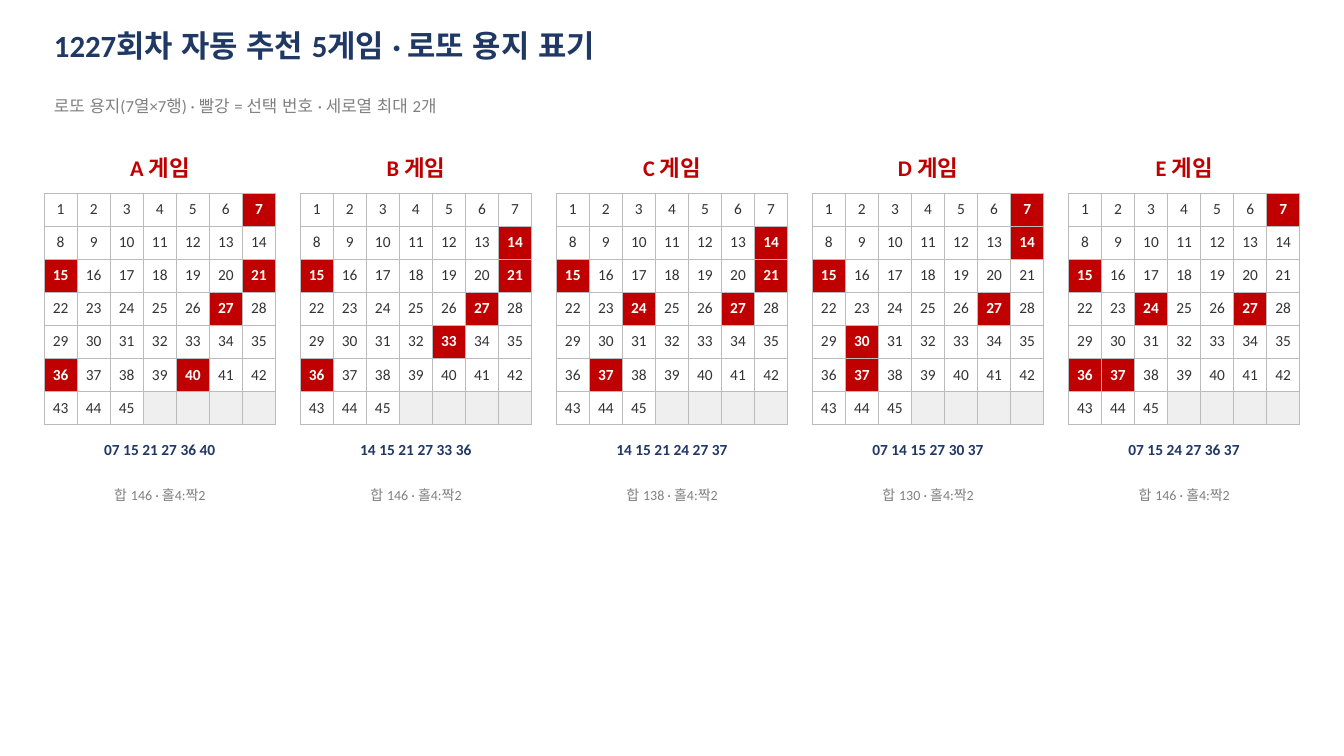
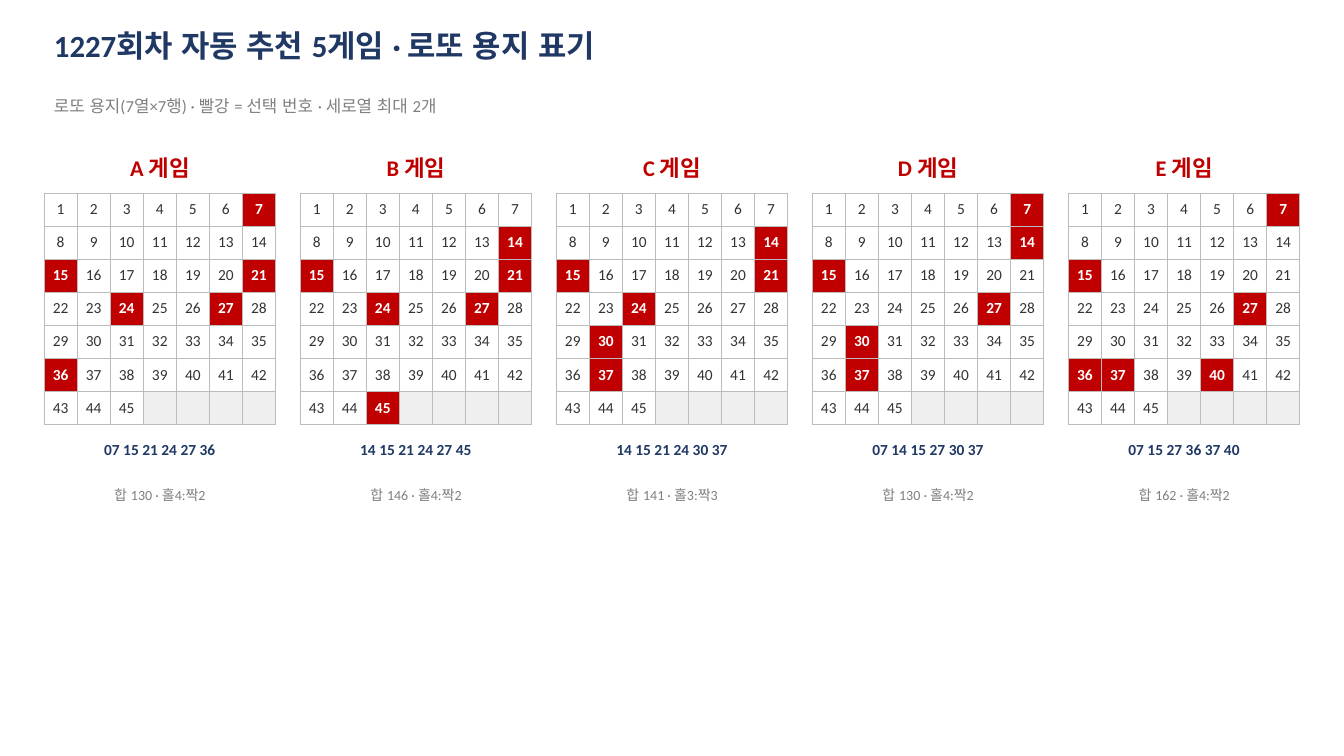
Before and after one commit to gaiger777/mskim, a slide deck: slide 5 of 로또_분석리포트.pptx (slide 3 before the commit). Drawn at 1344x756 pixels with LibreOffice and Linux fonts; fonts in the diff are those of the drawing. Boxes give left, top, right and bottom in pixels: in the first picture for what was removed or moved away, otherwise in the second. Text is boxed around its words. In the diff, an @@ line names an element or a change of style, - is before the commit and + after.

```diff
--- a/로또_분석리포트.pptx
+++ b/로또_분석리포트.pptx
@@ table at box(44, 193, 277, 424) @@
@@ fill #FFFFFF to #C00000 in row 4, column 3 @@
@@ fill #C00000 to #FFFFFF in row 6, column 5 @@
@@ text colour #333333 to #FFFFFF, bold on in "24" @@
@@ text colour #FFFFFF to #333333, bold off in "40" @@
@@ table at box(300, 193, 533, 424) @@
@@ fill #FFFFFF to #C00000 in 2 cells @@
@@ fill #C00000 to #FFFFFF in 2 cells @@
@@ text colour #333333 to #FFFFFF, bold on in "24", "45" @@
@@ text colour #FFFFFF to #333333, bold off in "33", "36" @@
@@ table at box(557, 193, 789, 424) @@
@@ fill #C00000 to #FFFFFF in row 4, column 6 @@
@@ fill #FFFFFF to #C00000 in row 5, column 2 @@
@@ text colour #FFFFFF to #333333, bold off in "27" @@
@@ text colour #333333 to #FFFFFF, bold on in "30" @@
@@ table at box(1069, 193, 1302, 424) @@
@@ fill #C00000 to #FFFFFF in row 4, column 3 @@
@@ fill #FFFFFF to #C00000 in row 6, column 5 @@
@@ text colour #FFFFFF to #333333, bold off in "24" @@
@@ text colour #333333 to #FFFFFF, bold on in "40" @@
@@ text at box(104, 444, 216, 455): text changed @@
-07 15 21 27 36 40
+07 15 21 24 27 36
@@ text at box(360, 445, 472, 455): text changed @@
-14 15 21 27 33 36
+14 15 21 24 27 45
@@ text at box(616, 445, 728, 455): text changed @@
-14 15 21 24 27 37
+14 15 21 24 30 37
@@ text at box(1128, 444, 1240, 455): text changed @@
-07 15 24 27 36 37
+07 15 27 36 37 40
@@ text at box(114, 488, 206, 501): text changed @@
-합 146 · 홀4:짝2
+합 130 · 홀4:짝2
@@ text at box(626, 488, 718, 501): text changed @@
-합 138 · 홀4:짝2
+합 141 · 홀3:짝3
@@ text at box(1139, 488, 1230, 501): text changed @@
-합 146 · 홀4:짝2
+합 162 · 홀4:짝2
```
Also in this commit, not shown: 1 other slide changed, 2 slides added, 1 other file.
